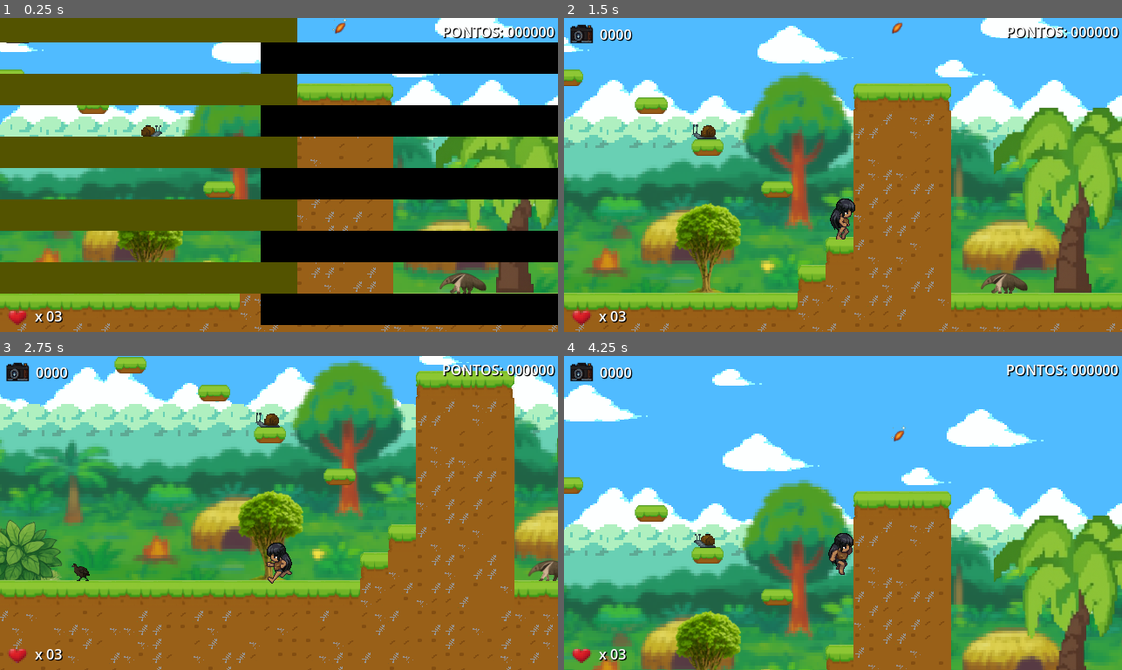
Above: before the commit, frames 1-4 (two rows, left to right).
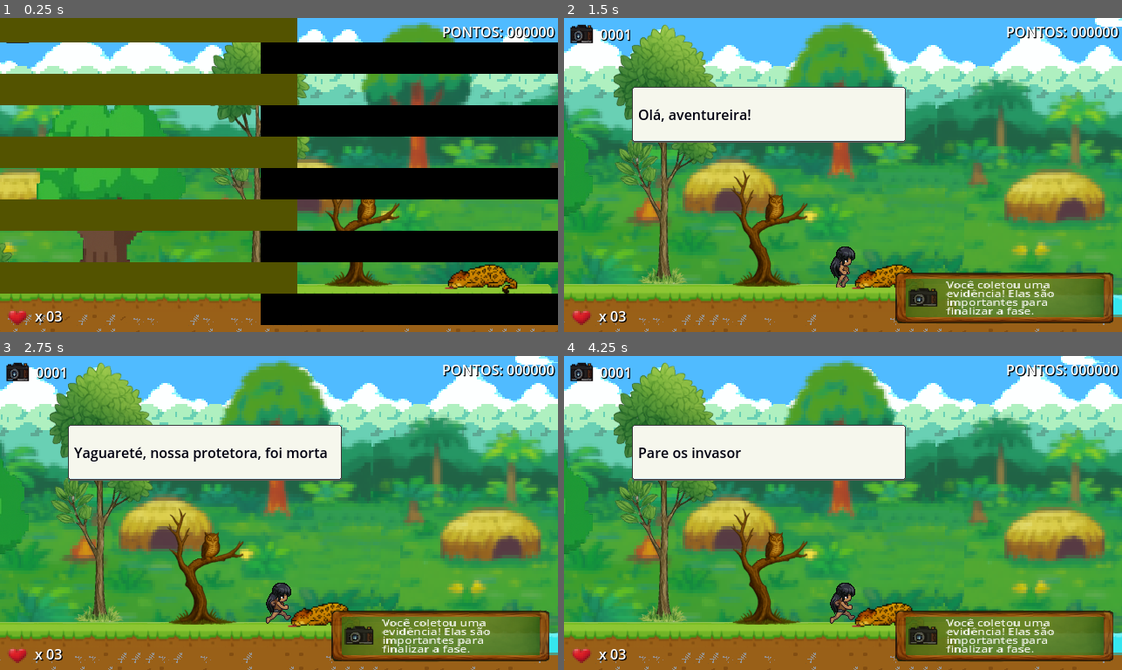
Above: after the commit, the same moments.

Repository: tiagolinsnasc/EcoGame
Game: Godot game, scene res://levels/world_01.tscn
Two runs of this game, one before a commit and one after it. Both use one fixed random seed, a clock stepped at 60 frames per second and the inputs below.
Inputs:
- Up to frame 1 (0.25 s): no input
- Up to frame 2 (1.5 s): tap Enter (ui_accept) at 0.5, 0.77 s; hold Right (ui_right) from 0.53 s (still down); tap F (atack) at 0.6 s; tap I (interact) at 1.35 s
- Up to frame 3 (2.75 s): tap Enter (ui_accept) at 1.52 s; release Right (ui_right) at 2.03 s; hold Left (ui_left) from 2.03 s (still down); tap R (shoot) at 2.1 s
- Up to frame 4 (4.25 s): release Left (ui_left) at 2.78 s; hold Right (ui_right) from 2.78 s (still down); tap F (atack) at 2.85 s; tap Enter (ui_accept) at 3.02, 3.77 s; hold I (interact) from 3.53 s (still down)

The runs differ from the first frame. In frame 1, 37% of the frame differs, in the area x 0-100%, y 0-100%; in frame 2, 78%; in frame 3, 74%; in frame 4, 86%.

Commit message:
Atualização do projeto

Diff:
--- a/araci/levels/world_01.tscn
+++ b/araci/levels/world_01.tscn
@@ -1361,7 +1361,7 @@
 size = Vector2(1234, 46.5)
 
 [sub_resource type="RectangleShape2D" id="RectangleShape2D_gmex4"]
-size = Vector2(32, 17)
+size = Vector2(47, 207.5)
 
 [sub_resource type="RectangleShape2D" id="RectangleShape2D_imfvm"]
 size = Vector2(199.69614, 20.676811)
@@ -1418,7 +1418,7 @@
 size = Vector2(374.94116, 10)
 
 [sub_resource type="RectangleShape2D" id="RectangleShape2D_3cvst"]
-size = Vector2(2515, 48)
+size = Vector2(350, 48)
 
 [sub_resource type="RectangleShape2D" id="RectangleShape2D_0sqnv"]
 size = Vector2(21, 207.5)
@@ -1642,8 +1642,11 @@
 [node name="cabure_popup" parent="." instance=ExtResource("18_brbtt")]
 position = Vector2(8138, 194)
 
+[node name="hit_pop" parent="cabure_popup" index="2"]
+dialog_texts = Array[String](["Olá, aventureira!", "Yaguareté, nossa protetora, foi morta, provavelmente por caçadores.", "Pare os invasores e continue coletando as avidências.", "A floresta precisa de você!"])
+
 [node name="Araci" parent="." instance=ExtResource("13_brbtt")]
-position = Vector2(4381, 115)
+position = Vector2(8043, 236)
 
 [node name="araci_start_position" type="Marker2D" parent="."]
 editor_description = "Permite que o sistema use a localização do Mark2D para posicionar o Player no início do cenário, quando não tiver checkpointe obtido"
@@ -1660,6 +1663,10 @@
 
 [node name="mini_wall01" type="CollisionShape2D" parent="static_ground"]
 position = Vector2(222, 166.5)
+shape = SubResource("RectangleShape2D_gmex4")
+
+[node name="mini_wall02" type="CollisionShape2D" parent="static_ground"]
+position = Vector2(9039.5, 119.25)
 shape = SubResource("RectangleShape2D_gmex4")
 
 [node name="ground_collision02" type="CollisionShape2D" parent="static_ground"]
@@ -1737,7 +1744,7 @@
 shape = SubResource("RectangleShape2D_15tky")
 
 [node name="ground_collision20" type="CollisionShape2D" parent="static_ground"]
-position = Vector2(9970.5, 247)
+position = Vector2(8888, 247)
 shape = SubResource("RectangleShape2D_3cvst")
 
 [node name="static_InitialWall" type="StaticBody2D" parent="."]
@@ -1963,10 +1970,16 @@
 position = Vector2(3535, 172)
 
 [node name="maina3" parent="enemies" instance=ExtResource("40_brbtt")]
-position = Vector2(3626, 145)
+position = Vector2(3623, 176)
 
 [node name="maina" parent="enemies/maina3" index="0"]
-speed = 900.0
+speed = 1000.0
+
+[node name="anime" parent="enemies/maina3/maina" index="0"]
+speed_scale = 2.0
+
+[node name="animator" parent="enemies/maina3" index="2"]
+speed_scale = 0.866
 
 [node name="maina4" parent="enemies" instance=ExtResource("40_brbtt")]
 position = Vector2(3718, 159)
--- a/araci/prefabs/animals/maina.tscn
+++ b/araci/prefabs/animals/maina.tscn
@@ -54,42 +54,37 @@
 [sub_resource type="RectangleShape2D" id="RectangleShape2D_cj5fn"]
 size = Vector2(28, 20)
 
-[sub_resource type="Curve2D" id="Curve2D_fajwe"]
-_data = {
-"points": PackedVector2Array(0, 0, 0, 0, 0, 0, 0, 0, 0, 0, 0, -129)
-}
-point_count = 2
-
 [sub_resource type="Animation" id="Animation_172ag"]
 length = 0.001
 tracks/0/type = "value"
 tracks/0/imported = false
 tracks/0/enabled = true
-tracks/0/path = NodePath("path2D/path_follow2D:progress_ratio")
+tracks/0/path = NodePath("maina:position")
 tracks/0/interp = 1
 tracks/0/loop_wrap = true
 tracks/0/keys = {
 "times": PackedFloat32Array(0),
 "transitions": PackedFloat32Array(1),
 "update": 0,
-"values": [0.0]
+"values": [Vector2(0, 0)]
 }
 
 [sub_resource type="Animation" id="Animation_h7w04"]
 resource_name = "flying"
+length = 2.0
 loop_mode = 2
 step = 0.1
 tracks/0/type = "value"
 tracks/0/imported = false
 tracks/0/enabled = true
-tracks/0/path = NodePath("path2D/path_follow2D:progress_ratio")
-tracks/0/interp = 1
+tracks/0/path = NodePath("maina:position")
+tracks/0/interp = 2
 tracks/0/loop_wrap = true
 tracks/0/keys = {
-"times": PackedFloat32Array(0, 1),
+"times": PackedFloat32Array(0, 2),
 "transitions": PackedFloat32Array(1, 1),
 "update": 0,
-"values": [0.0, 1.0]
+"values": [Vector2(0, 0), Vector2(7, -104)]
 }
 
 [sub_resource type="AnimationLibrary" id="AnimationLibrary_ims68"]
@@ -101,7 +96,7 @@
 [node name="maina" type="Node2D"]
 
 [node name="maina" type="CharacterBody2D" parent="."]
-editor_description = "Lembrar que aqui, o AnimatedSprite2D d …(97 unchanged characters)… l ao que foi chamado no script de hitbox"
+editor_description = "Lembrar que aqui, o AnimatedSprite2D d …(97 unchanged characters)… l ao que foi chamado no script de hitbox. Speed só funciona para seres terrestres, para aumentar a velocidade alterar o spped scale do animator"
 collision_layer = 16
 collision_mask = 258
 script = ExtResource("1_cj5fn")
@@ -132,15 +127,6 @@
 shape = SubResource("RectangleShape2D_cj5fn")
 debug_color = Color(0.93344843, 0.15352938, 0.523355, 0.41960785)
 
-[node name="path2D" type="Path2D" parent="."]
-curve = SubResource("Curve2D_fajwe")
-
-[node name="path_follow2D" type="PathFollow2D" parent="path2D"]
-rotates = false
-
-[node name="remote" type="RemoteTransform2D" parent="path2D/path_follow2D"]
-remote_path = NodePath("../../../maina")
-
 [node name="spawn_enemy" type="Marker2D" parent="."]
 
 [node name="animator" type="AnimationPlayer" parent="."]
--- a/araci/scripts/araci.gd
+++ b/araci/scripts/araci.gd
@@ -252,7 +252,7 @@
 	invincible = true
 	is_hurt = true
 	estado = "hurt"
-
+	print("Chamou take damage, deveria mudar de cor")
 	# ✅ reduz vida
 	if Globals.player_life > 0:
 		Globals.player_life -= 1
@@ -265,9 +265,17 @@
 
 	# Tween para suavizar knockback e piscada
 	var tween: Tween = get_tree().create_tween()
+
+	# Knockback suaviza em paralelo
 	tween.parallel().tween_property(self, "knockback_vector", Vector2.ZERO, duration)
-	tween.parallel().tween_property(animation, "modulate", Color(1, 0, 0), duration * 0.5)
-	tween.parallel().tween_property(animation, "modulate", Color(1, 1, 1), duration * 0.5)
+
+	# Cor: primeiro vermelho, depois branco (sequencial)
+	animation.modulate = Color(1, 0, 0) # já começa vermelho
+	tween.tween_property(animation, "modulate", Color(1, 1, 1), 0.1)
+	tween.tween_property(animation, "modulate", Color(1, 0, 0), 0.1)
+	tween.tween_property(animation, "modulate", Color(1, 1, 1), 0.1)
+	tween.tween_property(animation, "modulate", Color(1, 0, 0), 0.1) # piscada extra
+	tween.tween_property(animation, "modulate", Color(1, 1, 1), 0.1) # volta ao normal
 
 	# ✅ espera o knockback acabar
 	await get_tree().create_timer(duration).timeout
--- a/araci/scripts/dialog_box.gd
+++ b/araci/scripts/dialog_box.gd
@@ -32,7 +32,6 @@
 	else:
 		_close_dialog()
 
-
 func _type_text(text:String):
 	for i in range(text.length()):
 		text_label.text += text[i]
@@ -40,6 +39,7 @@
 
 	is_typing = false
 	indicator.visible = true
+	#Só pausa após exibir o primeiro texto, solução provisória: manter um primeiro texto curto
 	get_tree().paused = true
 
 func _close_dialog():
--- a/araci/scripts/enemies/animal_enemy_maina.gd
+++ b/araci/scripts/enemies/animal_enemy_maina.gd
@@ -4,12 +4,8 @@
 
 @onready var anime: AnimatedSprite2D = $anime
 
-func _physics_process(delta: float) -> void:
-	if is_dead:
-		return
-	if not is_on_floor():
-		velocity += get_gravity() * speed * delta
-		$"../../maina3/path2D/path_follow2D".progress += speed * delta
+func _physics_process(_delta: float) -> void:
+	pass
 
 func play_anim(anime_name: String) -> void:
 	anime.play(anime_name)
Not shown: 1 places in araci/prefabs/animals/maina.tscn that only renumber resources
Not shown, changed: araci/Araci.pck
